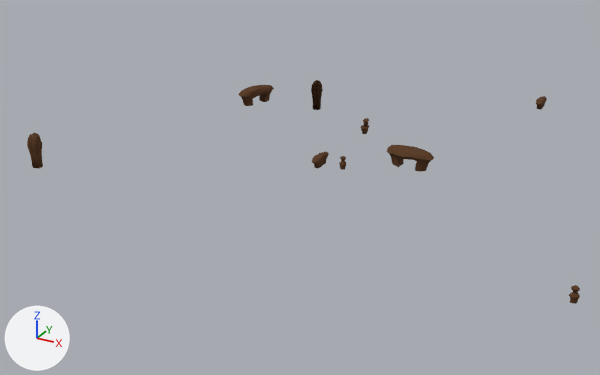
What one commit did to the Blender file Blender/rocks.blend.
Before and after are seen from a 50 mm camera at (1054.0, -2170.0, 965.0) aimed at (-173.0, 62.0, -151.0). The axes (+X, +Y, +Z) are drawn at lower left. The lights are the same throughout.

The first picture shows 'Rock', 'Rock.002', 'Rock.003', 'Rock.005', 'Rock.006', 'Rock.007', 'Rock.008', 'Rock.009', 'Rock.010'.
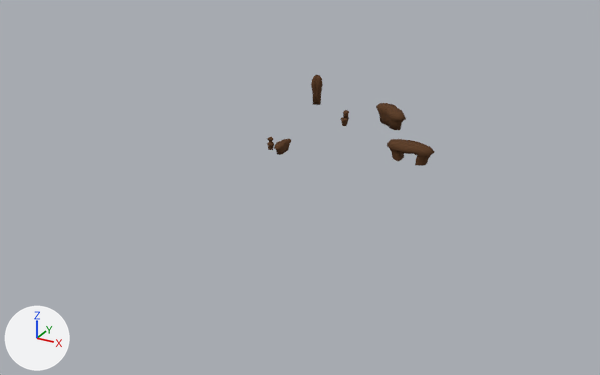
Location of each change, [x1, y1, x2, y2] in pixels of the pictures (600 x 375 px):
'Rock.003', moved
    before: [386, 145, 434, 171]
    after: [387, 139, 434, 166]
'Rock.006', reshaped, moved, turned, rescaled
    before: [311, 80, 323, 110]
    after: [376, 103, 406, 130]
'Rock.007', deleted (brown)
    before: [238, 85, 274, 106]
'Rock.010', deleted (brown)
    before: [27, 133, 43, 168]
'Rock', moved
    before: [312, 152, 329, 168]
    after: [274, 138, 291, 155]
'Rock.001', moved (not visible before)
    after: [311, 75, 323, 105]
'Rock.005', moved
    before: [361, 118, 369, 134]
    after: [340, 110, 349, 126]
'Rock.009', deleted
    before: [569, 285, 580, 304]
'Rock.002', moved
    before: [339, 156, 346, 170]
    after: [267, 137, 274, 150]
'Rock.008', deleted
    before: [536, 96, 547, 109]

The change, as a list of edits to the scene's bpy script:
```text
Add mat_erodedsmoothrock_008:
    mat_erodedsmoothrock_008 = principled_material('ErodedSmoothRock.008')
    mat_erodedsmoothrock_008.base_color = (0.111, 0.0525, 0.025)  # brown #5e412c
    mat_erodedsmoothrock_008.specular_ior_level = 0.0136
Add me_cylinder_041:
    me_cylinder_041.from_pydata(...)  # 144 vertices, 122 faces; spans x -18.1..13.9, y -46.0..47.0, z -10.5..25.6
    me_cylinder_041.polygons.foreach_set('use_smooth', [True] * 122)
    me_cylinder_041.materials.append(mat_erodedsmoothrock_008)  # its picture is missing
Change ob_rock:
    ob_rock.location: (-62.0, -7.0, -13.0) -> (-198.0, -7.0, 7.0)
Change ob_rock_001:
    ob_rock_001.location: (-339.0, 494.0, 4.0) -> (-339.0, 494.0, 24.0)
Change ob_rock_002:
    ob_rock_002.location: (18.0, -7.0, -13.0) -> (-242.0, -7.0, 4.0)
Change ob_rock_003:
    ob_rock_003.location: (190.0, 117.0, -6.0) -> (190.0, 117.0, 13.0)
Change ob_rock_005:
    ob_rock_005.location: (-62.0, -7.0, -13.0) -> (-140.0, -7.0, 4.0)
Change ob_rock_006:
    ob_rock_006: bpy.data.objects.new('Rock.006', me_cylinder_001) -> bpy.data.objects.new('Rock.006', me_cylinder_041)
    ob_rock_006.location: (-339.0, 494.0, 4.0) -> (2.0, 394.0, 17.0)
    ob_rock_006.rotation_euler: (0.0, 0.0, -1.414) -> (0.0, 0.0, -2.247)  # degrees (0, 0, -81) -> degrees (0, 0, -129)
    ob_rock_006.scale: (1.0, 1.0, 1.0) -> (1.9, 1.9, 1.9)
Remove ob_rock_007:
    ob_rock_007 = bpy.data.objects.new('Rock.007', me_cylinder_003)
    ob_rock_007.location = (-573.0, 440.0, -6.0)
    ob_rock_007.rotation_euler = (0.0, 0.0, -0.385)  # degrees (0, 0, -22)
Remove ob_rock_008:
    ob_rock_008 = bpy.data.objects.new('Rock.008', me_cylinder)
    ob_rock_008.location = (401.0, 912.0, -13.0)
Remove ob_rock_009:
    ob_rock_009 = bpy.data.objects.new('Rock.009', me_cylinder_002)
    ob_rock_009.location = (817.0, -464.0, -13.0)
    ob_rock_009.rotation_euler = (0.0, 0.0, 0.428)  # degrees (0, 0, 25)
Remove ob_rock_010:
    ob_rock_010 = bpy.data.objects.new('Rock.010', me_cylinder_001)
    ob_rock_010.location = (-839.0, -441.0, 4.0)
    ob_rock_010.rotation_euler = (0.0, 0.0, -1.414)  # degrees (0, 0, -81)
```
